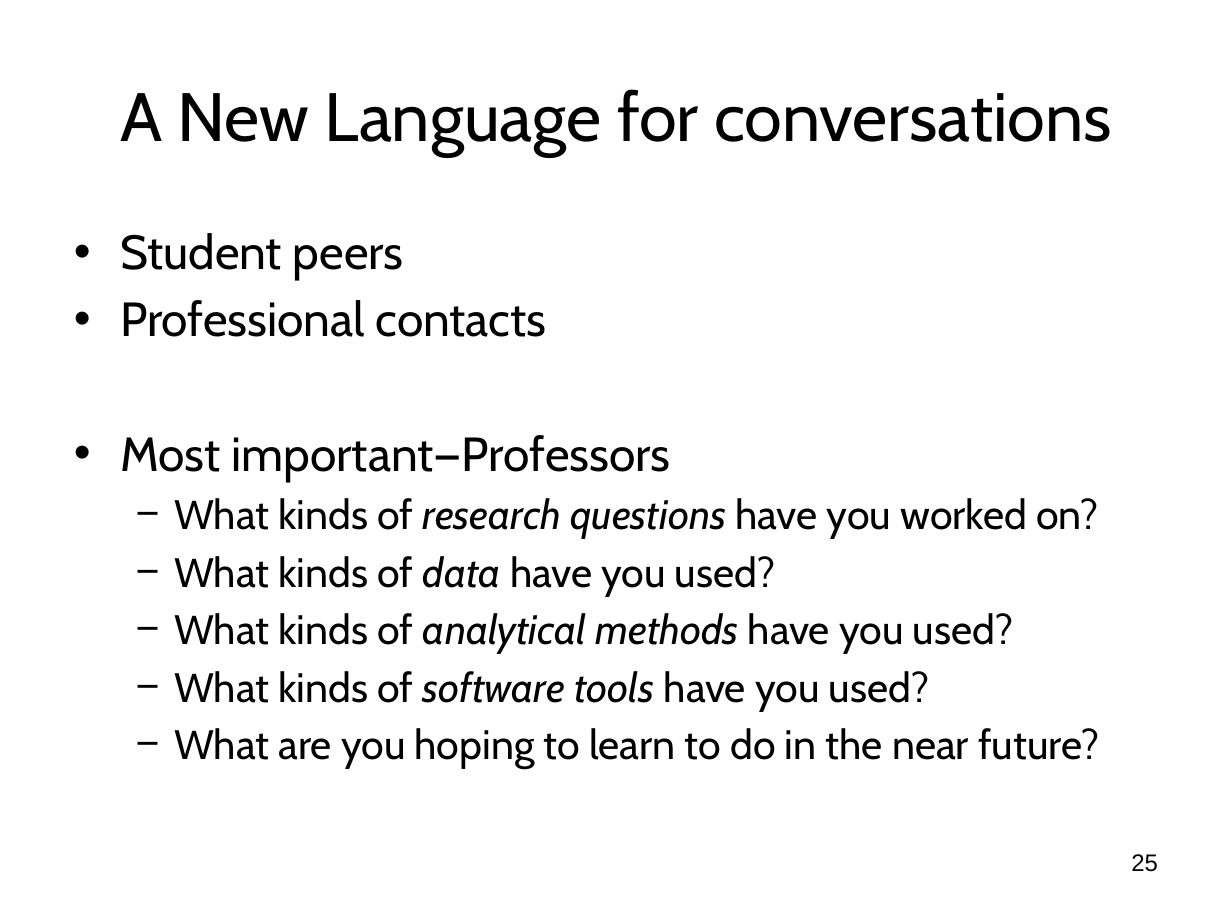
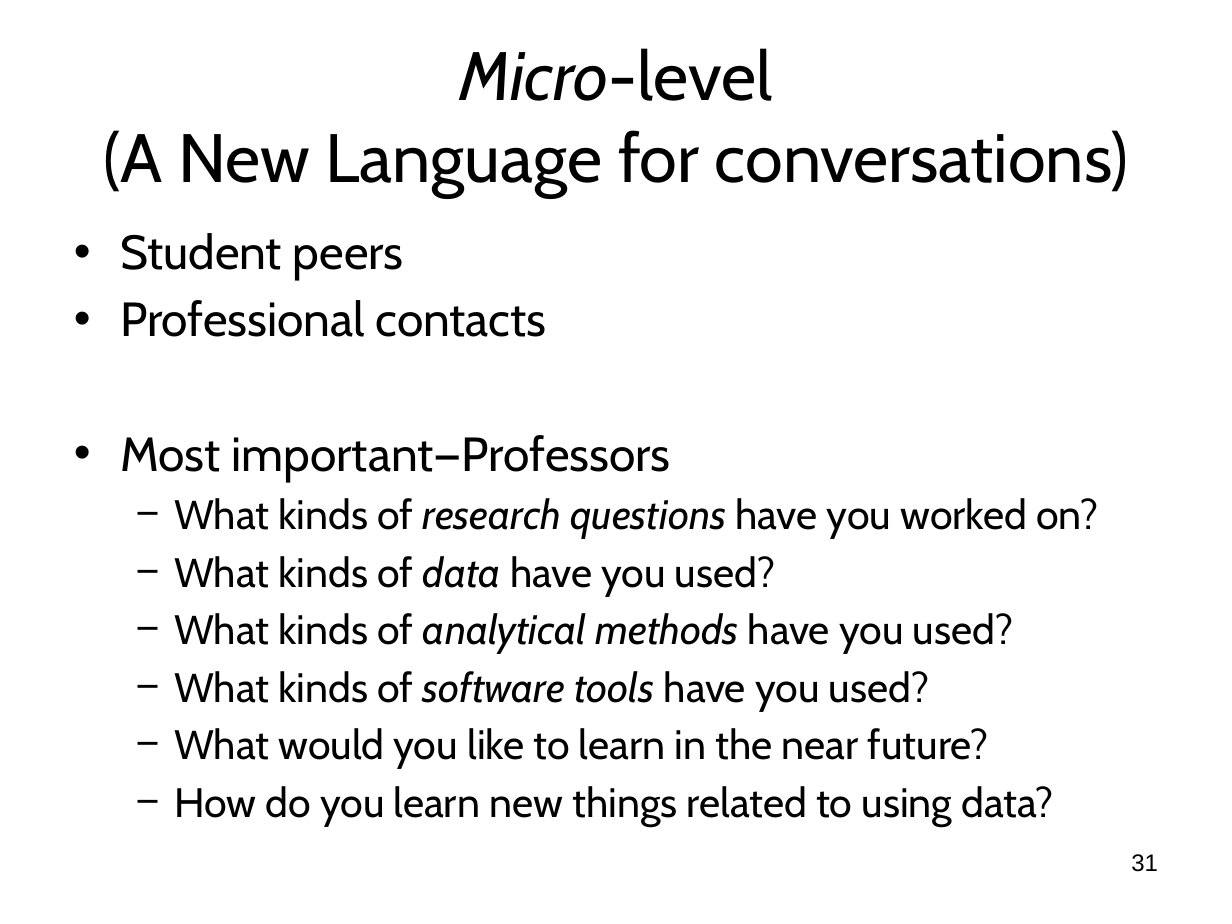
Before and after one commit to wsphd/datajam2018, a slide deck: slide 31 of dj2018.odp (slide 25 before the commit). Drawn at 1232x924 pixels with LibreOffice and Linux fonts; fonts in the diff are those of the drawing. Boxes give left, top, right and bottom in pixels: in the first picture for what was removed or moved away, otherwise in the second. Text is boxed around its words. In the diff, an @@ line names an element or a change of style, - is before the commit and + after.

```diff
--- a/dj2018.odp
+++ b/dj2018.odp
@@ title at [103, 48, 1129, 197]: text changed @@
-A New Language for conversations
+Micro-level
+(A New Language for conversations)
@@ text at [174, 728, 1054, 827]: text changed @@
-  − What are you hoping to learn to do in the near future?
+  − What would you like to learn in the near future?
+  − How do you learn new things related to using data?
@@ page number at [1131, 854, 1158, 872]: text changed @@
-25
+31
```
Also in this commit, not shown: 8 other slides changed, 13 slides added, 8 slides removed, 1 other file.
